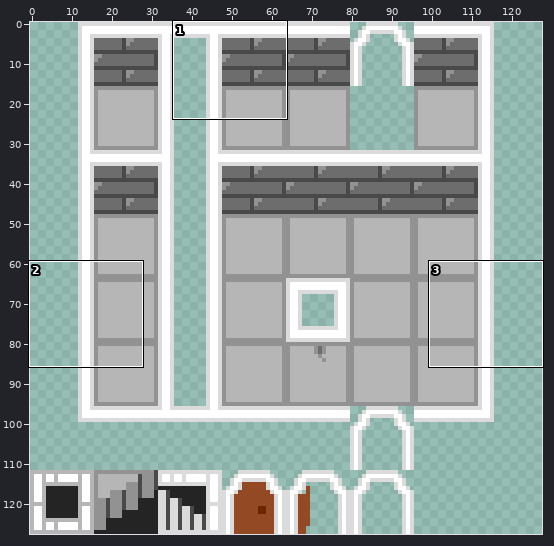
Pixel-art file -- assets/Tilesheet.aseprite. The first picture is a wide view before the edit; the outline marks the close-up.
Close-up. Earlier state:
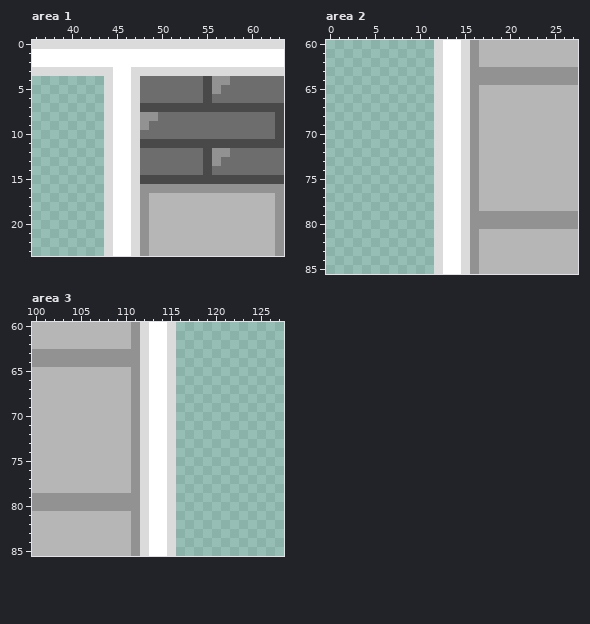
128x128 pixels, 1 frame. Shown: area 1: x 36..63, y 0..23; area 2: x 0..27, y 60..85; area 3: x 100..127, y 60..85.
After the commit:
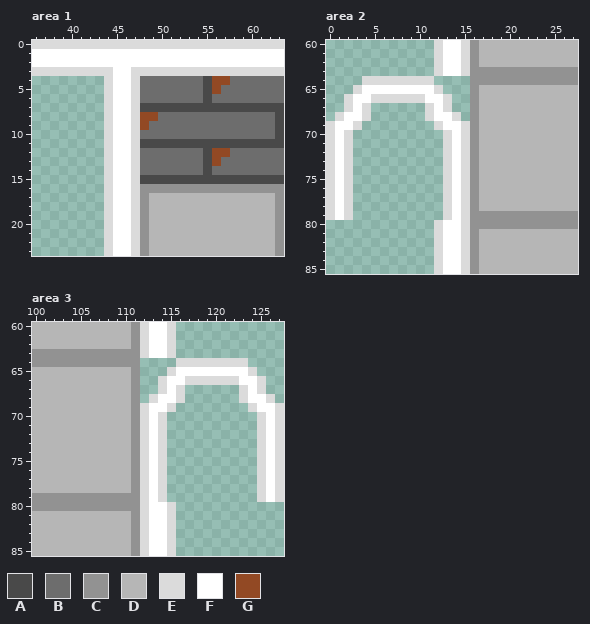
Palette (. is transparent): A #494949  B #6d6d6d  C #929292  D #b6b6b6  E #dbdbdb  F #ffffff  G #924924
Diff:
Area 1, layer "Tilemap 1":
The edit turns colour C into colour G in row 4 at x 56 to 57; in row 5 at x 56; in row 8 at x 48 to 49; in row 9 at x 48; in row 12 at x 56 to 57; in row 13 at x 56.
Area 2, layer "Tilemap 1":
There is now colour E in row 64 at x 4 to 11; in row 65 at x 3; in row 66 at x 2 and 5 to 10; in row 67 at x 2, 4 and 11; in row 68 at x 1, 4 and 11; in row 69 at x 0 and 3.
There is now colour E in rows 70 to 79 at x 0 and 2.
The edit turns colour F into colour E in rows 66 to 67 at x 13; in row 68 at x 14; in rows 70 to 79 at x 13.
There is now colour F in row 65 at x 4 to 11; in row 66 at x 3 to 4 and 11; in row 67 at x 3; in row 68 at x 2 to 3; in row 69 at x 1 to 2; in rows 70 to 79 at x 1.
The edit turns colour E into colour F in rows 66 to 68 at x 12.
The edit erases colour E in row 64 at x 12 and 15; in rows 65 to 68 at x 15; in rows 70 to 79 at x 12.
The edit erases colour F in rows 64 to 65 at x 13 to 14; in rows 66 to 67 at x 14.
Area 3, layer "Tilemap 1":
There is now colour E in row 64 at x 116 to 123; in row 65 at x 124; in row 66 at x 117 to 122 and 125; in row 67 at x 116, 123 and 125; in row 68 at x 116, 123 and 126; in row 69 at x 124 and 127.
There is now colour E in rows 70 to 79 at x 125 and 127.
The edit turns colour F into colour E in rows 66 to 67 at x 114; in row 68 at x 113; in rows 70 to 79 at x 114.
There is now colour F in row 65 at x 116 to 123; in row 66 at x 116 and 123 to 124; in row 67 at x 124; in row 68 at x 124 to 125; in row 69 at x 125 to 126; in rows 70 to 79 at x 126.
The edit turns colour E into colour F in rows 66 to 68 at x 115.
The edit erases colour E in row 64 at x 112 and 115; in rows 65 to 68 at x 112; in rows 70 to 79 at x 115.
The edit erases colour F in rows 64 to 65 at x 113 to 114; in rows 66 to 67 at x 113.
Where, in picture pixels (left, top, right, bottom), the same in both close-ups:
changed: (212, 76, 230, 94)
changed: (140, 112, 158, 130)
changed: (212, 148, 230, 166)
changed: (326, 76, 470, 220)
changed: (140, 358, 284, 502)
